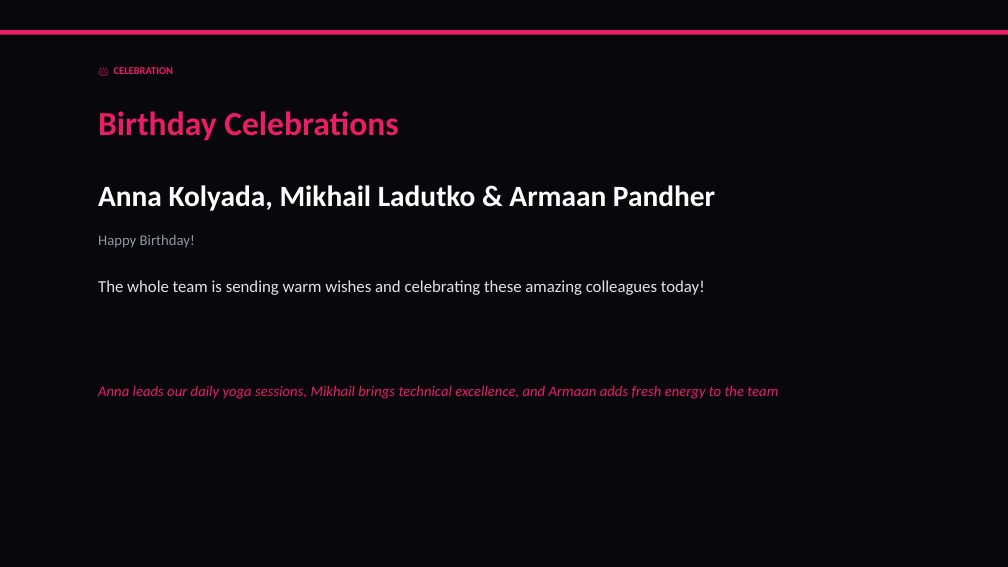
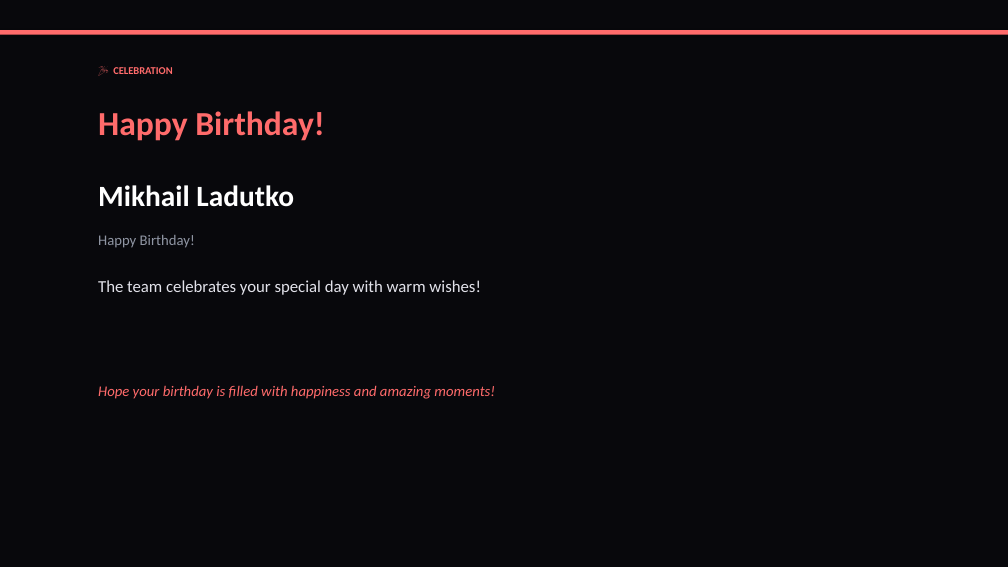
Before and after one commit to liliyagarifullina-maker/appodeal-pulse, a slide deck: slide 3 of data/archive/pulse_2026-03-16.pptx (slide 2 before the commit). Drawn at 1008x567 pixels with LibreOffice and Linux fonts; fonts in the diff are those of the drawing. Boxes give left, top, right and bottom in pixels: in the first picture for what was removed or moved away, otherwise in the second. Text is boxed around its words. In the diff, an @@ line names an element or a change of style, - is before the commit and + after.

```diff
--- a/data/archive/pulse_2026-03-16.pptx
+++ b/data/archive/pulse_2026-03-16.pptx
@@ rectangle at bbox=[0, 30, 1008, 35]: fill #E91E63 to #FF6B6B @@
@@ text at bbox=[113, 67, 172, 74]: text changed; text colour #E91E63 to #FF6B6B @@
-🎂 CELEBRATION
+🎉 CELEBRATION
@@ text at bbox=[98, 111, 325, 141]: text changed; text colour #E91E63 to #FF6B6B @@
-Birthday Celebrations
+Happy Birthday!
@@ text at bbox=[98, 185, 294, 207]: text changed @@
-Anna Kolyada, Mikhail Ladutko & Armaan Pandher
+Mikhail Ladutko
@@ text at bbox=[98, 280, 481, 295]: text changed @@
-The whole team is sending warm wishes and celebrating these amazing colleagues today!
+The team celebrates your special day with warm wishes!
@@ text at bbox=[98, 385, 495, 399]: text changed; text colour #E91E63 to #FF6B6B @@
-Anna leads our daily yoga sessions, Mikhail brings technical excellence, and Armaan adds fresh energy to the team
+Hope your birthday is filled with happiness and amazing moments!
```
Also in this commit, not shown: 11 other slides changed, 6 slides added, 13 slides removed, 2 other files.
